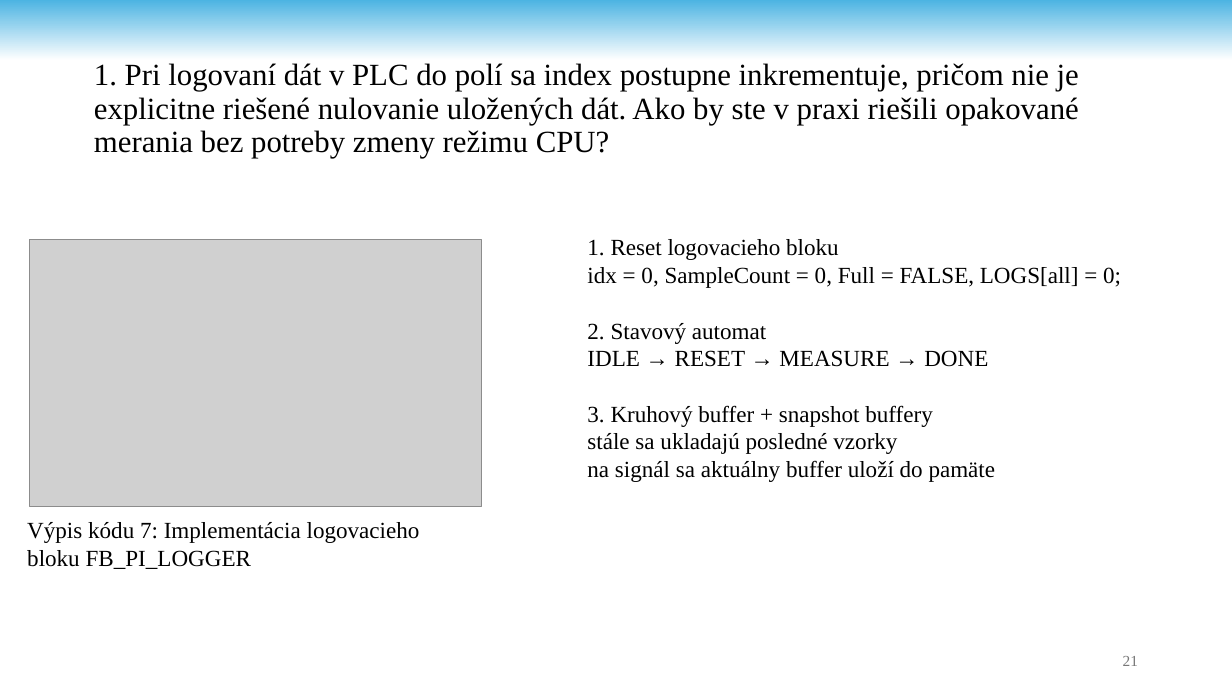
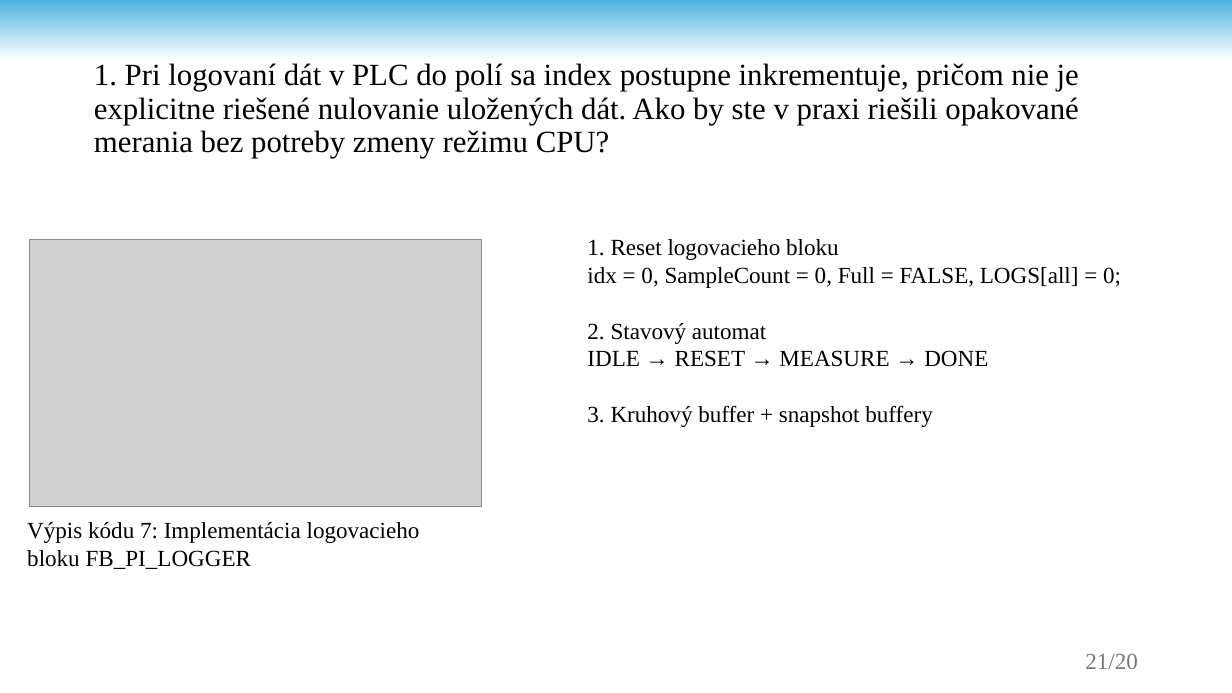
Before and after one commit to andrii-stoliar/DP-Stoliar, a slide deck: slide 21 of Prez/Prez.pptx. Drawn at 1232x693 pixels with LibreOffice and Linux fonts; fonts in the diff are those of the drawing; grey boxes stand for pictures; background and template pictures are left out. Boxes give left, top, right and bottom in pixels: in the first picture for what was removed or moved away, otherwise in the second. Text is boxed around its words. In the diff, an @@ line names an element or a change of style, - is before the commit and + after.

```diff
--- a/Prez/Prez.pptx
+++ b/Prez/Prez.pptx
@@ text at bbox=[587, 239, 1121, 427]: text changed @@
-1. Reset logovacieho bloku
-idx = 0, SampleCount = 0, Full = FALSE, LOGS[all] = 0;
-2. Stavový automat
-IDLE → RESET → MEASURE → DONE
-3. Kruhový buffer + snapshot buffery
-stále sa ukladajú posledné vzorky
-na signál sa aktuálny buffer uloží do pamäte
+1. Reset logovacieho bloku
+idx = 0, SampleCount = 0, Full = FALSE, LOGS[all] = 0;
+2. Stavový automat
+IDLE → RESET → MEASURE → DONE
+3. Kruhový buffer + snapshot buffery
@@ text at bbox=[1085, 653, 1138, 669]: text changed; size 12 to 18 pt @@
-21
+21/20
```
Also in this commit, not shown: 20 other slides changed, 1 other file.
